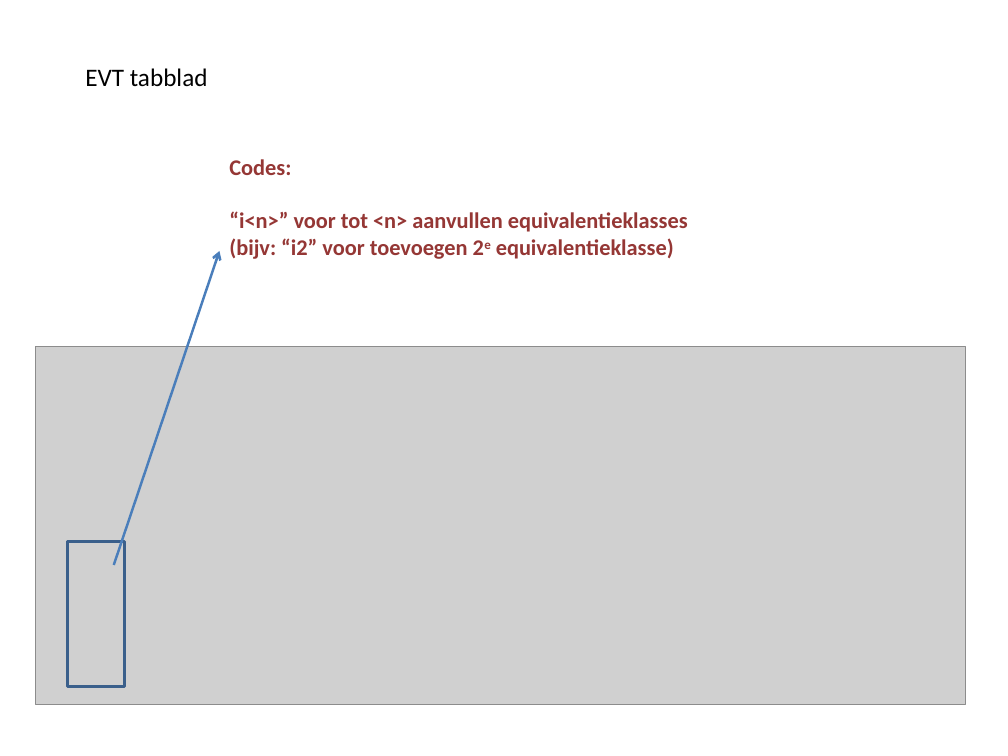
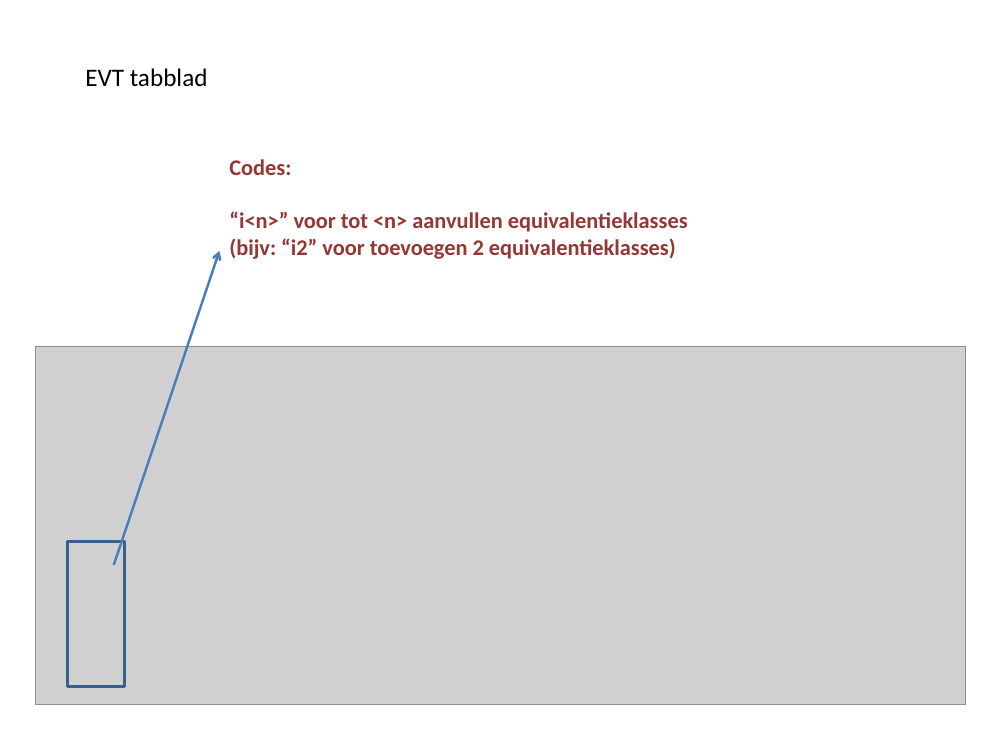
Before and after one commit to RalphSmeenk/TestdossierTool, a slide deck: slide 81 of Handleiding_powerpoint.pptx (slide 56 before the commit). Drawn at 1008x756 pixels with LibreOffice and Linux fonts; fonts in the diff are those of the drawing; grey boxes stand for pictures. Boxes give left, top, right and bottom in pixels: in the first picture for what was removed or moved away, otherwise in the second. Text is boxed around its words. In the diff, an @@ line names an element or a change of style, - is before the commit and + after.

Commit message:
Update van de powerpoint handleiding, kleine aanpassingen aan het Testdossiertool voor v1.8

```diff
--- a/Handleiding_powerpoint.pptx
+++ b/Handleiding_powerpoint.pptx
@@ text at (x1=229, y1=238, x2=676, y2=259): text changed @@
-(bijv: “i2” voor toevoegen 2e equivalentieklasse)
+(bijv: “i2” voor toevoegen 2 equivalentieklasses)
```
Also in this commit, not shown: 15 other slides changed, 61 slides added, 2 slides removed, 3 other files.
